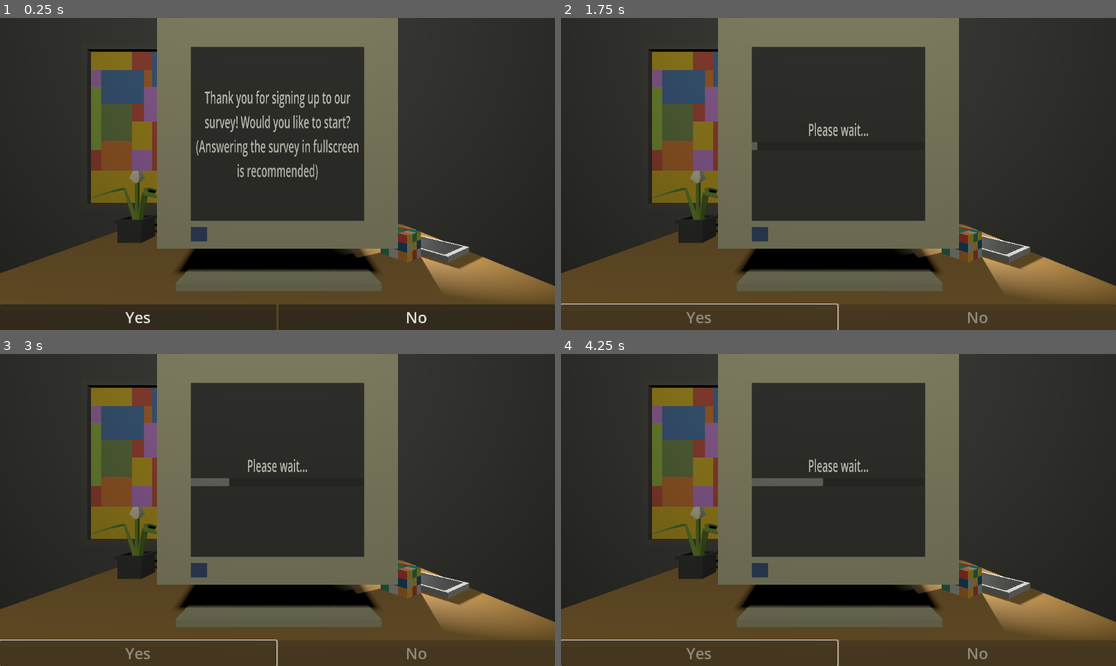
Above: before the commit, frames 1-4 (two rows, left to right).
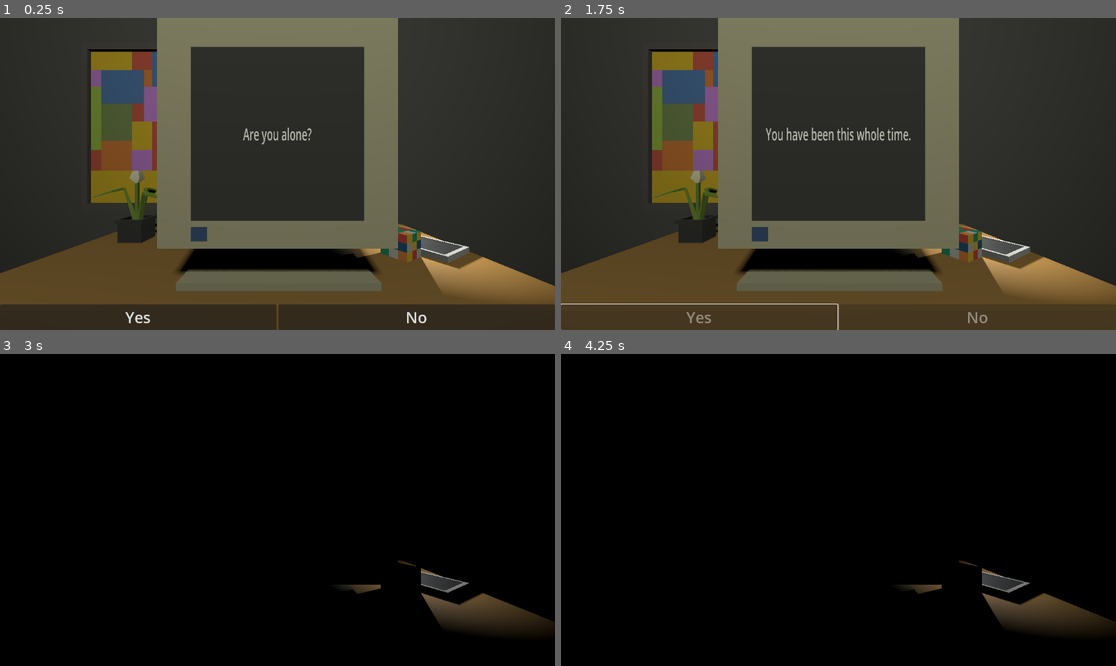
Above: after the commit, the same moments.

Repository: 69ShadesOfPeanut/Practice-Jam-3
Game: Godot game, scene res://Scenes/office.tscn
Two runs of this game, one before a commit and one after it. Both use one fixed random seed, a clock stepped at 60 frames per second and the inputs below.
Inputs:
- Up to frame 1 (0.25 s): no input
- Up to frame 2 (1.75 s): click "Yes" at 0.5 s; tap Enter at 1.25 s
- Up to frame 3 (3 s): tap Space at 2.75 s
- Up to frame 4 (4.25 s): tap Enter at 3.5 s

The runs differ from the first frame. In frame 1, 1.9% of the frame differs, in the area x 35-65%, y 23-52%; in frame 2, 0.5%; in frame 3, 98%, in the area x 0-100%, y 0-100%; in frame 4, 98%.

Commit message:
More events
added even more events to the game

Diff:
--- a/Autoloads/SoundSystem.gd
+++ b/Autoloads/SoundSystem.gd
@@ -17,3 +17,7 @@
 	print("Play sound called")
 	SFX.set_stream(Sound)
 	SFX.play()
+
+# Stops the sound being played
+func StopSound():
+	SFX.stop()
--- a/Scenes/Screen.tscn
+++ b/Scenes/Screen.tscn
@@ -1,4 +1,6 @@
-[gd_scene load_steps=2 format=3 uid="uid://cboulabfu8lq6"]
+[gd_scene load_steps=3 format=3 uid="uid://cboulabfu8lq6"]
+
+[ext_resource type="Texture2D" uid="uid://cofmvdfjpbugm" path="res://Textures/Person.PNG" id="1_vv770"]
 
 [sub_resource type="LabelSettings" id="LabelSettings_d13bl"]
 font_size = 64
@@ -45,3 +47,11 @@
 custom_minimum_size = Vector2(0, 30)
 layout_mode = 2
 show_percentage = false
+
+[node name="TextureRect" type="TextureRect" parent="CenterContainer"]
+unique_name_in_owner = true
+visible = false
+custom_minimum_size = Vector2(700, 600)
+layout_mode = 2
+texture = ExtResource("1_vv770")
+expand_mode = 1
--- a/Scenes/office.tscn
+++ b/Scenes/office.tscn
@@ -150,10 +150,11 @@
 grow_horizontal = 2
 grow_vertical = 0
 script = ExtResource("7_u6eov")
+CurrentQuestion = 22
 ButtonClickSound = ExtResource("9_a0b7e")
 KnockingSound = ExtResource("10_ilr6g")
 SwitchOff = ExtResource("11_24fp6")
-Questions = PackedStringArray("Thank you for signing up to o …(451 unchanged characters)… "Are you safe?", "Is your phone nearby?")
+Questions = PackedStringArray("Thank you for signing up to o …(451 unchanged characters)… "Are you safe?", "Is your phone nearby?", "A person is going to flash on screen. Take note of his appearance. Are you ready?", "Did he remind you of someone?", "Did he look normal to you?", "Is he the person standing behind you?", "This concludes questions regarding the person. Are you ready to continue?", "Have you enjoyed this survey so far?", "Would you recommend this survey to friends?", "One final question...", "Are you alone?", "That was her, answer the phone.")
 
 [node name="Button" type="Button" parent="UI/Buttons"]
 layout_mode = 2
--- a/Scripts/Buttons.gd
+++ b/Scripts/Buttons.gd
@@ -8,6 +8,10 @@
 var BadScore : int
 # Resources
 const OFFICE_DOOR_CLOSE_001 = preload("res://Sounds/Office Door Close-001.wav")
+const OFFICE_DOOR_OPEN_003 = preload("res://Sounds/Office Door Open-003.wav")
+const MONSTER_BREATHING_SLOWLY_1 = preload("res://Sounds/monster_breathing_slowly_1.wav")
+const TELEPHONE = preload("res://Sounds/telephone.mp3")
+const PERSON = preload("res://Textures/Person.PNG")
 # Exports
 @export var ButtonClickSound : Resource
 @export var KnockingSound : Resource
@@ -22,6 +26,7 @@
 @onready var CeilingLight : OmniLight3D = get_node("%CeilingLight")
 @onready var Audio3D : AudioStreamPlayer3D = get_node("%3DAudio")
 @onready var CreepyPainting : MeshInstance3D = get_node("%CreepyPainting")
+@onready var ScreenTextureRect : TextureRect = ScreenNode.get_node("%TextureRect")
 
 
 # Sets the first question into motion
@@ -104,7 +109,7 @@
 			CreepyPainting.hide()
 		10:
 			print("Question 10 event triggered")
-			if Result == "Yes":
+			if Result == "No":
 				ScreenText.set_text("...")
 				await get_tree().create_timer(2).timeout
 				ScreenText.set_text("Don't lie to me.")
@@ -122,6 +127,51 @@
 				await get_tree().create_timer(2).timeout
 				ScreenText.set_text("Check it.")
 				await get_tree().create_timer(0.3).timeout
+		14:
+			print("Question 14 event triggered")
+			ScreenText.set_text("...")
+			await get_tree().create_timer(1).timeout
+			ScreenTextureRect.show()
+			await get_tree().create_timer(1).timeout
+			ScreenTextureRect.hide()
+		15:
+			print("Question 15 event triggered")
+			if Result == "No":
+				ScreenText.set_text("...")
+				await get_tree().create_timer(1).timeout
+				ScreenText.set_text("Don't lie.")
+				await get_tree().create_timer(0.3).timeout
+		17:
+			print("Question 17 event triggered")
+			if Result == "No":
+				ScreenText.set_text("...")
+				await get_tree().create_timer(1).timeout
+				ScreenText.set_text("Check again.")
+				await get_tree().create_timer(0.3).timeout
+		22:
+			print("Question 22 event triggered")
+			ScreenText.set_text("...")
+			await get_tree().create_timer(1).timeout
+			ScreenText.set_text("You have been this whole time.")
+			await get_tree().create_timer(0.3).timeout
+			SoundSystem.PlaySound(SwitchOff)
+			hide()
+			CeilingLight.hide()
+			await get_tree().create_timer(0.7).timeout
+			Audio3D.set_stream(OFFICE_DOOR_OPEN_003)
+			Audio3D.set_volume_db(10)
+			Audio3D.play()
+			await get_tree().create_timer(1.5).timeout
+			Audio3D.set_stream(MONSTER_BREATHING_SLOWLY_1)
+			Audio3D.set_volume_db(3)
+			Audio3D.play()
+			await get_tree().create_timer(20).timeout
+			SoundSystem.PlaySound(TELEPHONE)
+			await get_tree().create_timer(12).timeout
+			SoundSystem.StopSound()
+			Audio3D.stop()
+			show()
+			CeilingLight.show()
 
 
 # Question 10 prechoice event
Not shown, added: Sounds/Office Door Open-003.wav.import
Not shown, added: Sounds/monster_breathing_slowly_1.wav.import
Not shown, added: Sounds/telephone.mp3.import
Binary file added: Textures/Person.PNG
Not shown, added: Textures/Person.PNG.import
Not shown, added: Sounds/Office Door Open-003.wav
Not shown, added: Sounds/monster_breathing_slowly_1.wav
Not shown, added: Sounds/telephone.mp3
